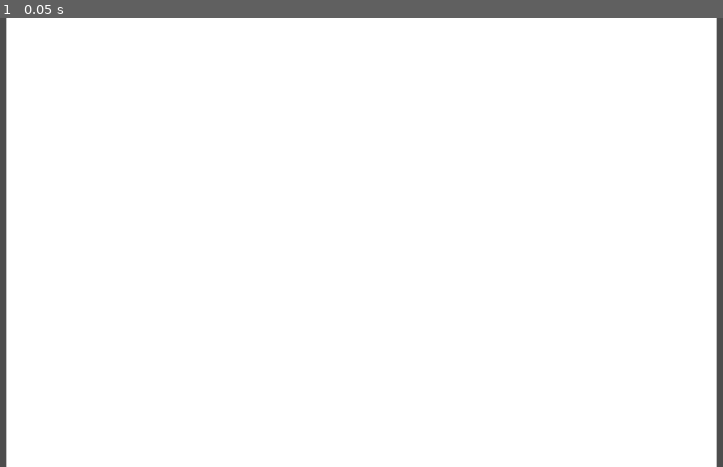
Above: before the commit, frame 1.
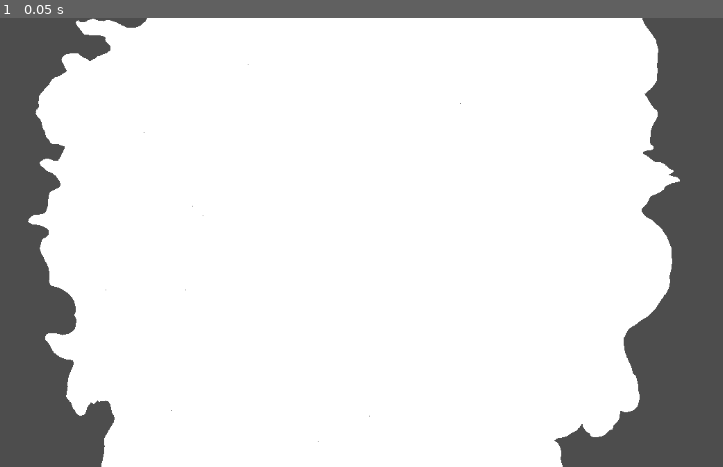
Above: after the commit, the same moment.

Repository: ExtraSoupGames/SubnauticaMap
Game: Godot game, scene res://main.tscn
Same seed, same stepped clock (60 frames per second), same inputs: the game is played once before the commit and once after it.
Inputs:
- Up to frame 1 (0.05 s): no input

The runs differ from the first frame. In frame 1, 19% of the frame differs, in the area x 0-100%, y 0-100%.

Commit message:
fixed transparency issues

Diff:
--- a/subnautica-map/biome_map_loader.gd
+++ b/subnautica-map/biome_map_loader.gd
@@ -1,7 +1,6 @@
 class_name BiomeLoader extends RefCounted
 
 static func load_biomes() -> Array[BiomeInfo]:
-	print("Loading Biomes")
 	var biome_colours: Dictionary[Color, BiomeInfo] = {}
 	var biome_map: Image = preload("res://biome-map.png").get_image()
 	var map_width: int = biome_map.get_width()
@@ -17,5 +16,4 @@
 	for biome in biome_colours.values():
 		out_biomes.append(biome)
 	out_biomes.remove_at(0)
-	print("Biomes loaded, biome count: ", out_biomes.size())
 	return out_biomes
--- a/subnautica-map/debugger.gd
+++ b/subnautica-map/debugger.gd
@@ -5,11 +5,12 @@
 	for biome in biomes:
 		var biome_map: BitMap = biome.biome_present_at
 		var biome_img = biome_map.convert_to_image()
+		biome_img.convert(Image.FORMAT_RGBA8)
 		var biome_size = biome_img.get_size()
 		for x in biome_size.x:
 			for y in biome_size.y:
 				if biome_img.get_pixel(x,y) == Color.BLACK:
-					biome_img.set_pixel(x,y,Color.TRANSPARENT)
+					biome_img.set_pixel(x,y,Color(0, 0, 0, 0))
 		var show = Sprite2D.new()
 		show.texture = ImageTexture.create_from_image(biome_img)
 		root.add_child(show)
--- a/subnautica-map/main.tscn
+++ b/subnautica-map/main.tscn
@@ -1,4 +1,10 @@
-[gd_scene format=3 uid="uid://dups73l8pmina"]
+[gd_scene load_steps=3 format=3 uid="uid://dups73l8pmina"]
+
+[sub_resource type="Gradient" id="Gradient_7dm0k"]
+colors = PackedColorArray(1, 0, 1, 1, 1, 0, 1, 1)
+
+[sub_resource type="GradientTexture2D" id="GradientTexture2D_ig7tw"]
+gradient = SubResource("Gradient_7dm0k")
 
 [node name="Camera2D" type="Camera2D"]
 
@@ -9,3 +15,6 @@
 anchor_bottom = 1.0
 grow_horizontal = 2
 grow_vertical = 2
+
+[node name="Sprite2D" type="Sprite2D" parent="Root"]
+texture = SubResource("GradientTexture2D_ig7tw")
